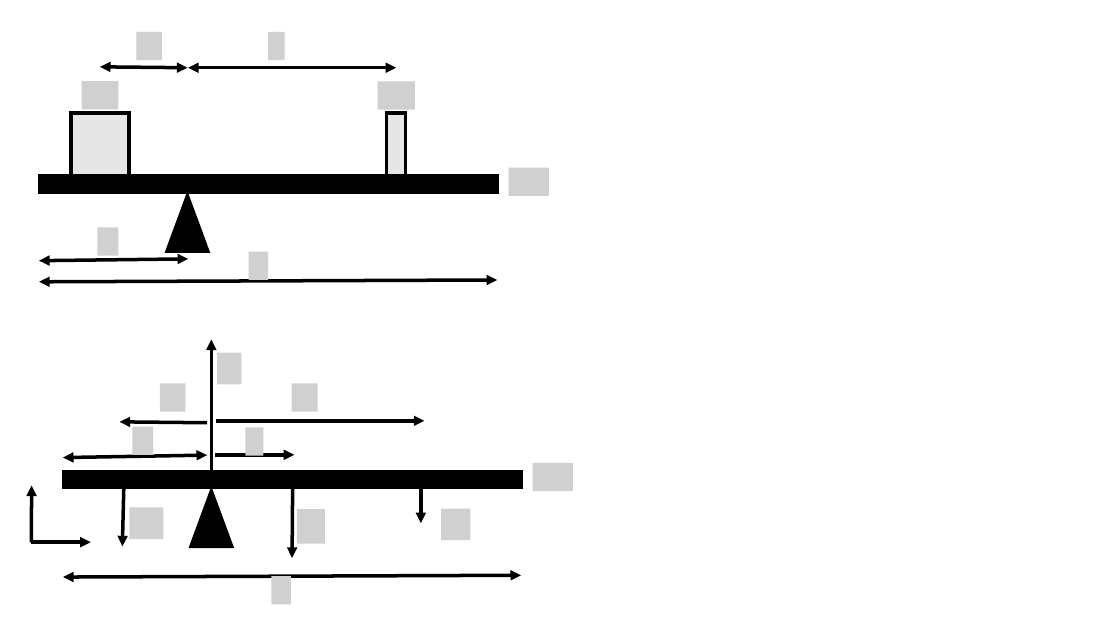
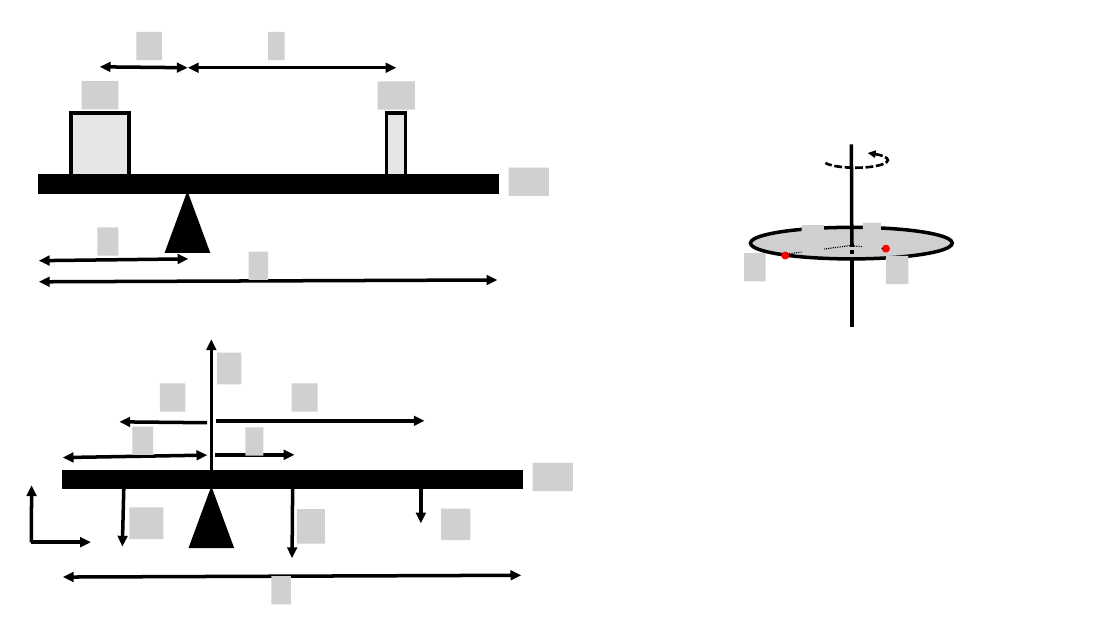
Before and after one commit to OSTP/PhysicsArtofModelling, a slide deck: slide 6 of tex/figures/RotationalDynamics/Figures.pptx. Drawn at 1120x630 pixels with LibreOffice and Linux fonts; fonts in the diff are those of the drawing; grey boxes stand for pictures; background and template pictures are left out. Boxes give left, top, right and bottom in pixels: in the first picture for what was removed or moved away, otherwise in the second. Text is boxed around its words. In the diff, an @@ line names an element or a change of style, - is before the commit and + after.

```diff
--- a/tex/figures/RotationalDynamics/Figures.pptx
+++ b/tex/figures/RotationalDynamics/Figures.pptx
@@ group added at [744,145,952,327]: 5 lines, 4 pictures, 3 ellipses, 1 arc (boxed as its full ellipse) @@
```
Also in this commit, not shown: 5 other files.
